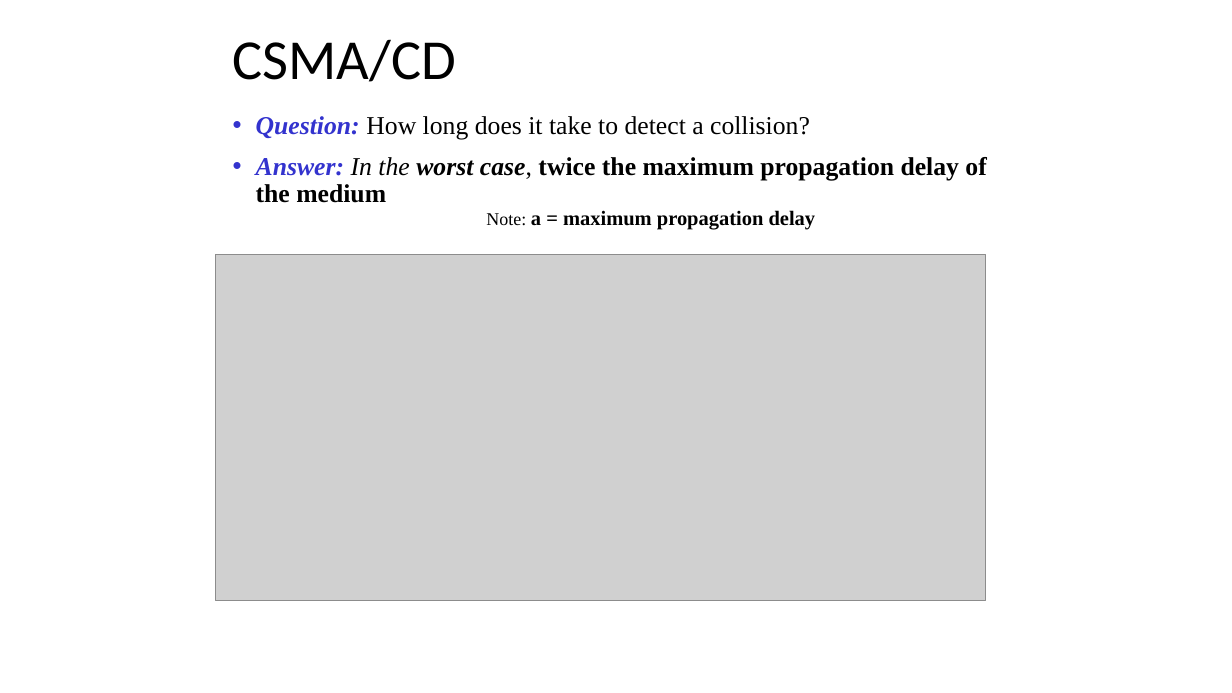
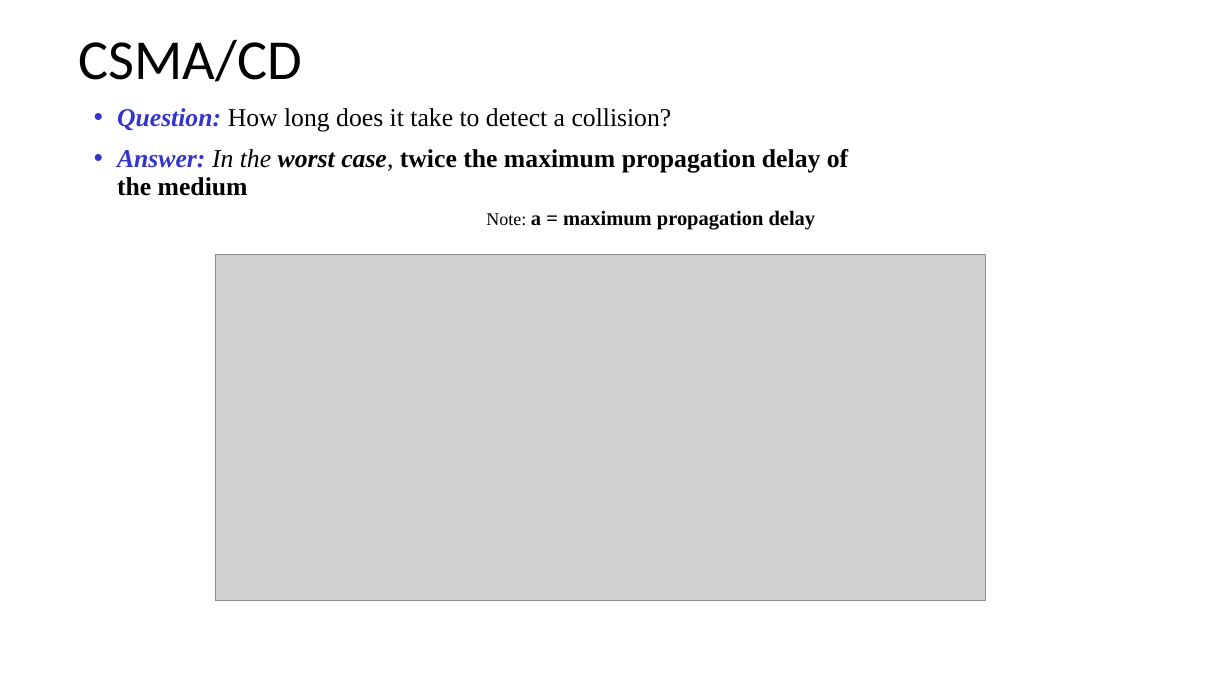
Before and after one commit to amelcharolinesgn2/DataNetCommunication, a slide deck: slide 30 of 6_8Network Communication_Multiple Access Control (MAC) Protocols.pptx. Drawn at 1232x693 pixels with LibreOffice and Linux fonts; fonts in the diff are those of the drawing; grey boxes stand for pictures. Boxes give left, top, right and bottom in pixels: in the first picture for what was removed or moved away, otherwise in the second. Text is boxed around its words. In the diff, an @@ line names an element or a change of style, - is before the commit and + after.

```diff
--- a/6_8Network Communication_Multiple Access Control (MAC) Protocols.pptx
+++ b/6_8Network Communication_Multiple Access Control (MAC) Protocols.pptx
@@ title "CSMA/CD": place and size @@
-title "CSMA/CD" at (233,39,457,82)
+title "CSMA/CD" at (79,39,303,82)
@@ text "Question: How long does it ...": place and size @@
-text "Question: How long does it ..." at (256,116,986,203)
+text "Question: How long does it ..." at (117,108,848,196)
```
Also in this commit, not shown: 31 other slides changed, 3 other files.
